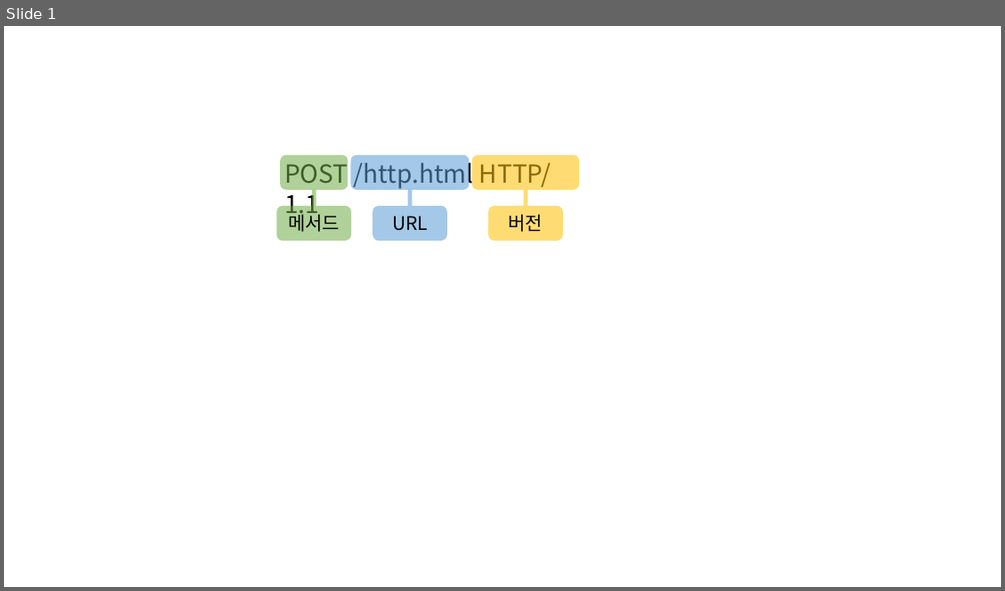
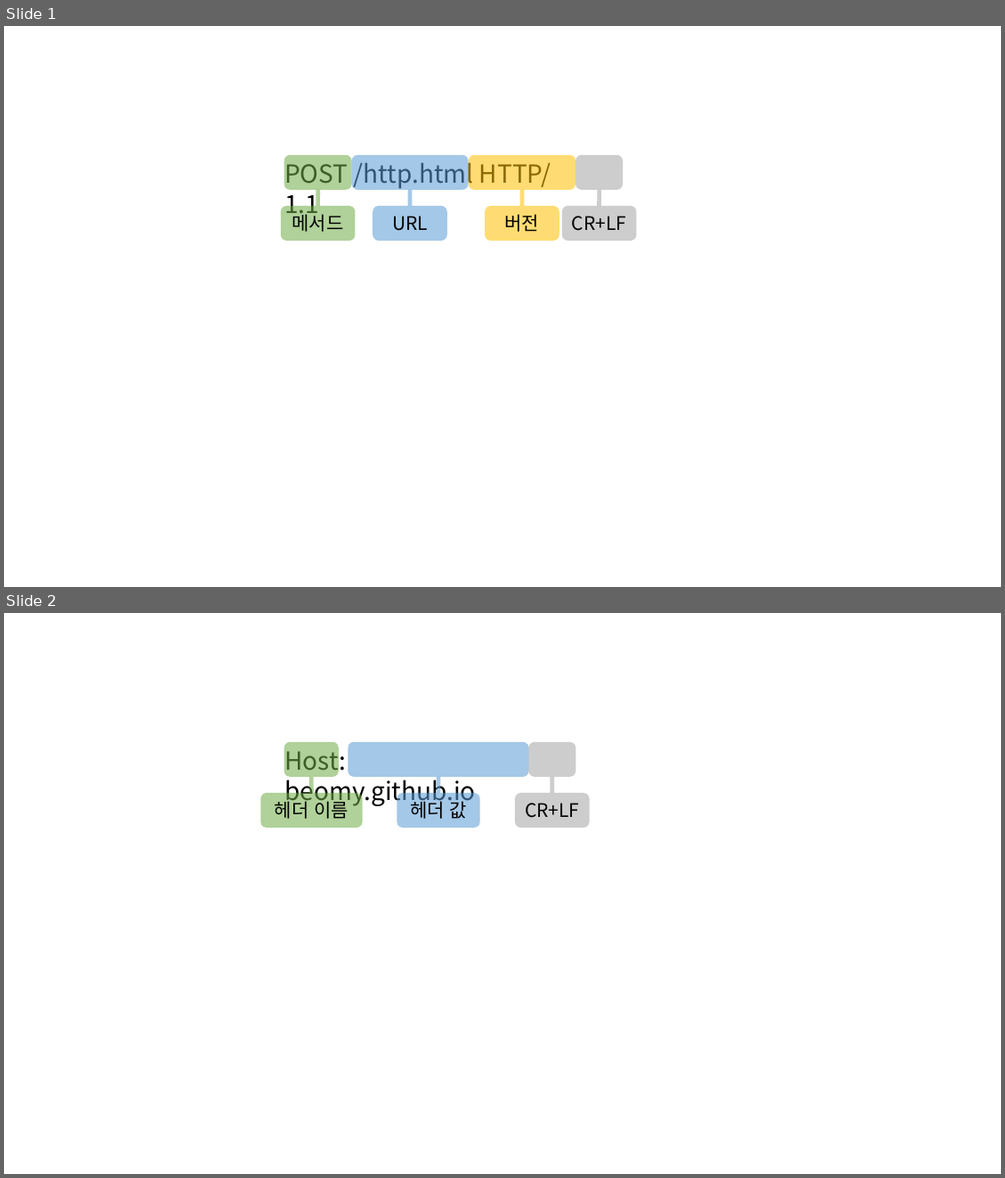
Before and after one commit to beomy/beomy.github.io, a slide deck: assets/img/posts/etc/request.pptx. Shown one above the other, each under a label of ours: slide 1 before the commit, slides 1 and 2 after it. The pictures are 1005x591 and 1005x1178 pixels, drawn with LibreOffice and Linux fonts; fonts in the diff are those of the drawing. Boxes give left, top, right and bottom in pixels: in the first picture for what was removed or moved away, otherwise in the second. Text is boxed around its words. In the diff, an @@ line names an element or a change of style, - is before the commit and + after.

Commit message:
draft: update http
- 문맥 수정
- 요청 헤더 내용 추가

```diff
--- a/assets/img/posts/etc/request.pptx
+++ b/assets/img/posts/etc/request.pptx
@@ slide 2 added at (x1=4, y1=613, x2=1001, y2=1174), background #FFFFFF @@
@@ group added at (x1=260, y1=742, x2=590, y2=827): 6 rounded rectangles, 3 lines, 1 text @@
+Host: beomy.github.io
+헤더 이름
+헤더 값
+CR+LF
@@ slide 1 changed as well @@
@@ 2 rounded rectangles, 1 line moved together from (x1=277, y1=155, x2=352, y2=240) to (x1=281, y1=155, x2=356, y2=240) @@
@@ rounded rectangle added at (x1=576, y1=155, x2=623, y2=190), fill #A5A5A5 at 55% opacity @@
@@ 2 rounded rectangles, 1 line moved together from (x1=472, y1=155, x2=579, y2=240) to (x1=469, y1=155, x2=575, y2=240) @@
@@ rounded rectangle added at (x1=562, y1=206, x2=637, y2=240), fill #A5A5A5 at 55% opacity, 18 pt, text #000000 @@
+CR+LF
@@ line added from (599, 190) to (599, 206), #A5A5A5 4 pt @@
```
Also in this commit, not shown: 1 slide removed, 2 other files.
